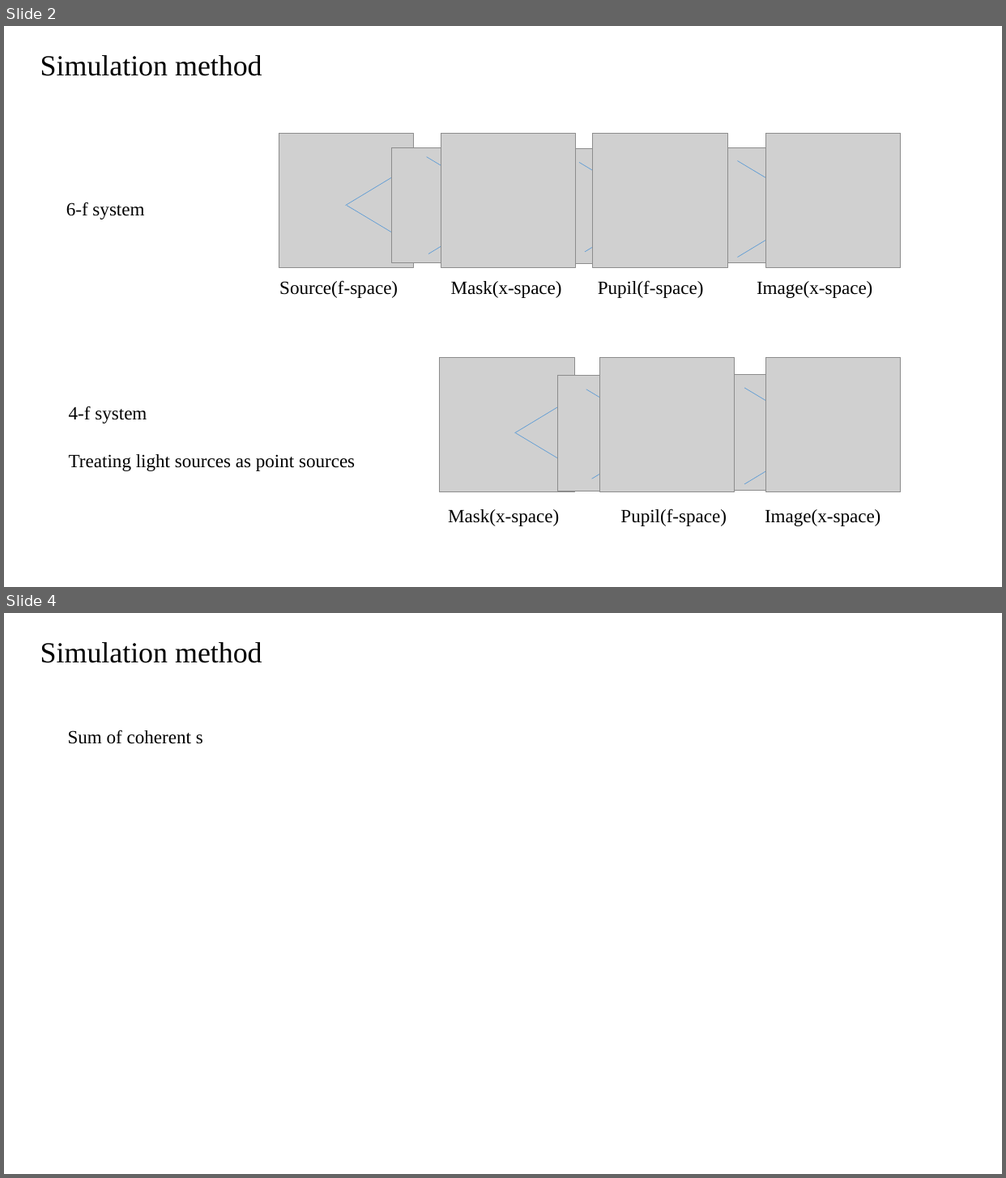
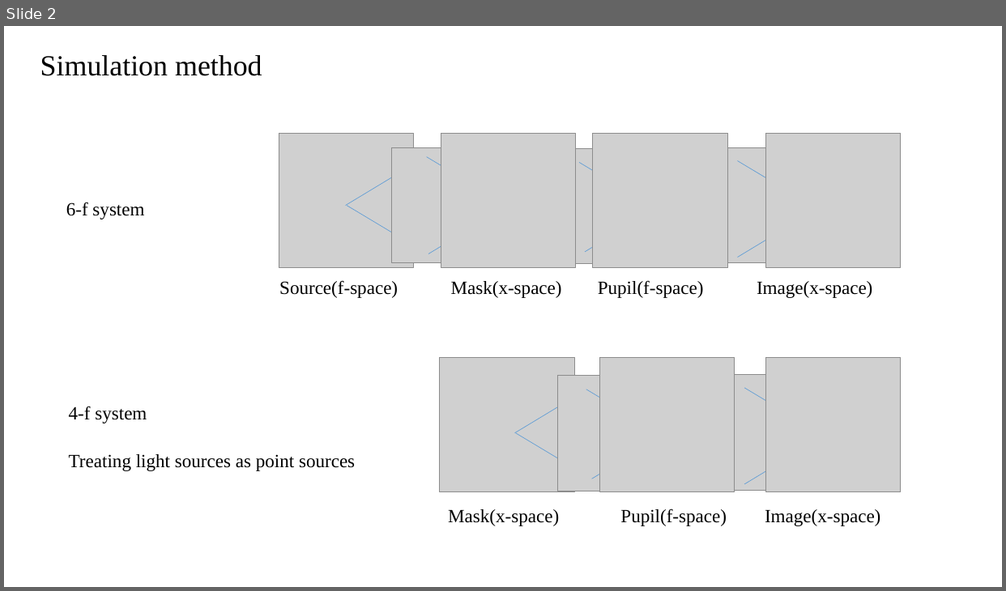
Before and after one commit to Wayne-4415/JDP, a slide deck: aaa.pptx. Shown one above the other, each under a label of ours: slides 2 and 4 before the commit, slide 2 after it; the slides between them are not shown. The pictures are 1006x1178 and 1006x591 pixels, drawn with LibreOffice and Linux fonts; fonts in the diff are those of the drawing; grey boxes stand for pictures. Boxes give left, top, right and bottom in pixels: in the first picture for what was removed or moved away, otherwise in the second. Text is boxed around its words. In the diff, an @@ line names an element or a change of style, - is before the commit and + after.

```diff
--- a/aaa.pptx
+++ b/aaa.pptx
@@ slide 4 removed at (x1=4, y1=613, x2=1002, y2=1174), background #FFFFFF @@
@@ text removed at (x1=40, y1=642, x2=262, y2=663) @@
-Simulation method
@@ text removed at (x1=68, y1=730, x2=203, y2=744) @@
-Sum of coherent s
```
Also in this commit, not shown: 1 slide changed, 2 slides added, 2 other slides removed, 2 other files.
